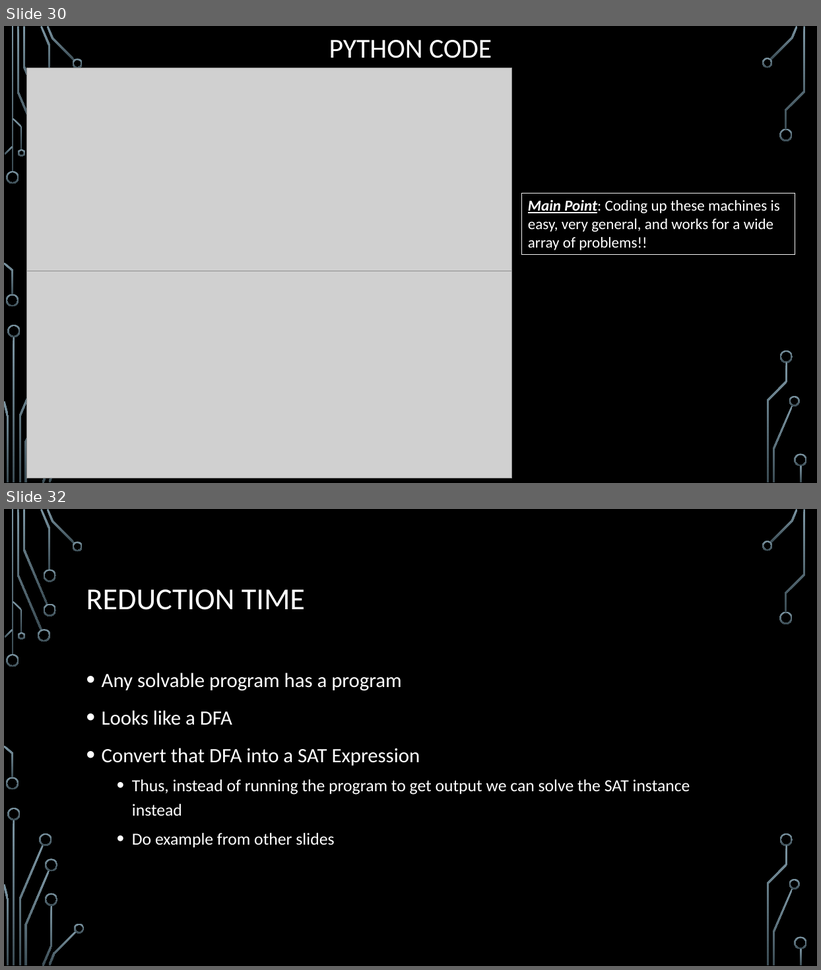
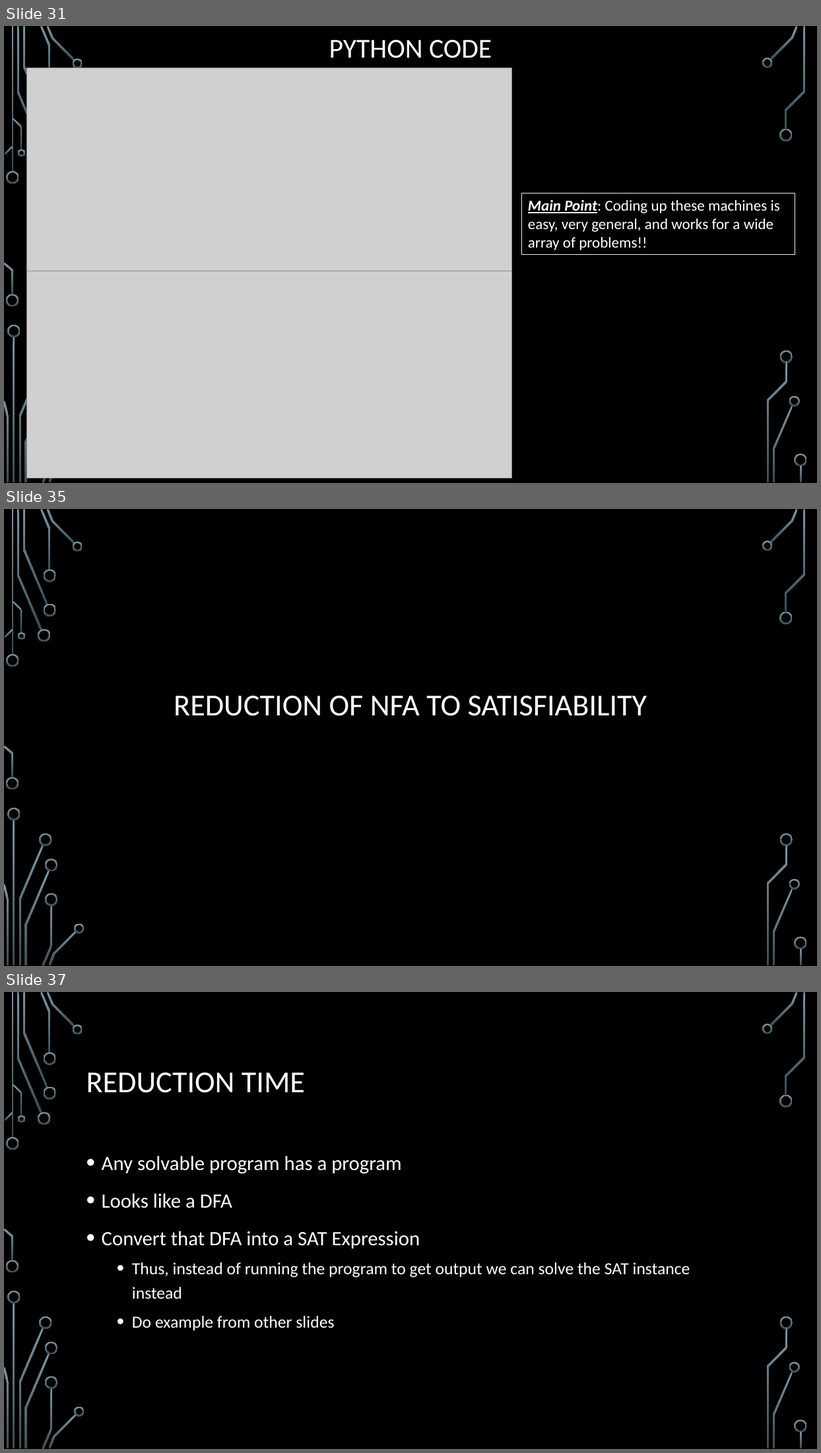
Before and after one commit to markfloryan/dsa2, a slide deck: slides/06-3-Hardness.pptx. Shown one above the other, each under a label of ours: slides 30 and 32 before the commit, slides 31, 35 and 37 after it; the slides between them are not shown. The pictures are 821x970 and 821x1453 pixels, drawn with LibreOffice and Linux fonts; fonts in the diff are those of the drawing; grey boxes stand for pictures; background and template pictures are left out. Boxes give left, top, right and bottom in pixels: in the first picture for what was removed or moved away, otherwise in the second. Text is boxed around its words. In the diff, an @@ line names an element or a change of style, - is before the commit and + after.

```diff
--- a/slides/06-3-Hardness.pptx
+++ b/slides/06-3-Hardness.pptx
@@ slide 35 added at <box>4,509,817,966</box>, background picture (left out); not listed: 36 template elements that a slide beside it also shows @@
@@ title added at <box>174,696,648,716</box>, 36 pt, text #FFFFFF @@
+REDUCTION OF NFA TO SATISFIABILITY
@@ what was slide 30 is now slide 31 @@
@@ what was slide 32 is now slide 37 @@
```
Also in this commit, not shown: 1 slide changed, 5 other slides added, 1 slide removed, 6 other files.
